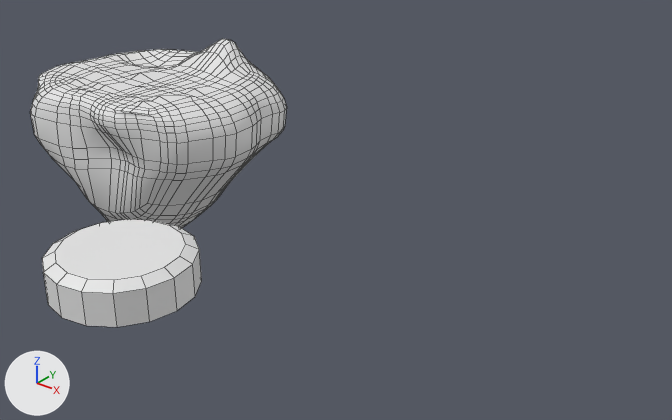
Renders of the Blender file Assets/Models/Island1.blend from each side of a commit.
Camera for both pictures: a 50 mm lens placed at (12.24, -7.22, 6.24), pointed at (3.5, 3.72, -0.53). The lights are fixed; the arrows at lower left show +X, +Y and +Z. Mesh edges are drawn as thin lines.
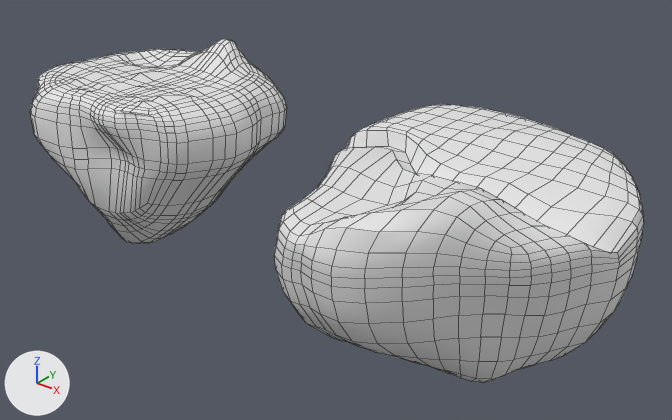
Pixel boxes [x1, y1, x2, y2] of what changed, in the pictures (672 x 420 px):
'Cube.002', added
    after: [274, 104, 643, 383]
'Circle', no longer drawn
    before: [42, 219, 202, 327]

The change, as a list of edits to the scene's bpy script:
```text
Change me_circle_001:
    used by ob_circle; location = (0.0, 0.0, 0.0)
    remove me_circle_001.from_pydata(...)  # 48 vertices, 34 faces; spans x 2.44..4.44, y -1.66..0.34, z 0.0..0.57
    add me_circle_001.from_pydata(...)  # 0 vertices, 0 faces; spans empty
    me_circle_001 part 1: the whole mesh is rebuilt
Add me_cube_002:
    me_cube_002.from_pydata(...)  # 866 vertices, 864 faces; spans x -1.01..1.12, y -1.37..1.14, z -1.27..0.51
    me_cube_002.polygons.foreach_set('use_smooth', [True] * 864)
Add ob_cube_002:
    ob_cube_002 = bpy.data.objects.new('Cube.002', me_cube_002)
    ob_cube_002.location = (5.72, 4.11, 0.0)
    ob_cube_002.scale = (2.41, 2.41, 2.41)
```
